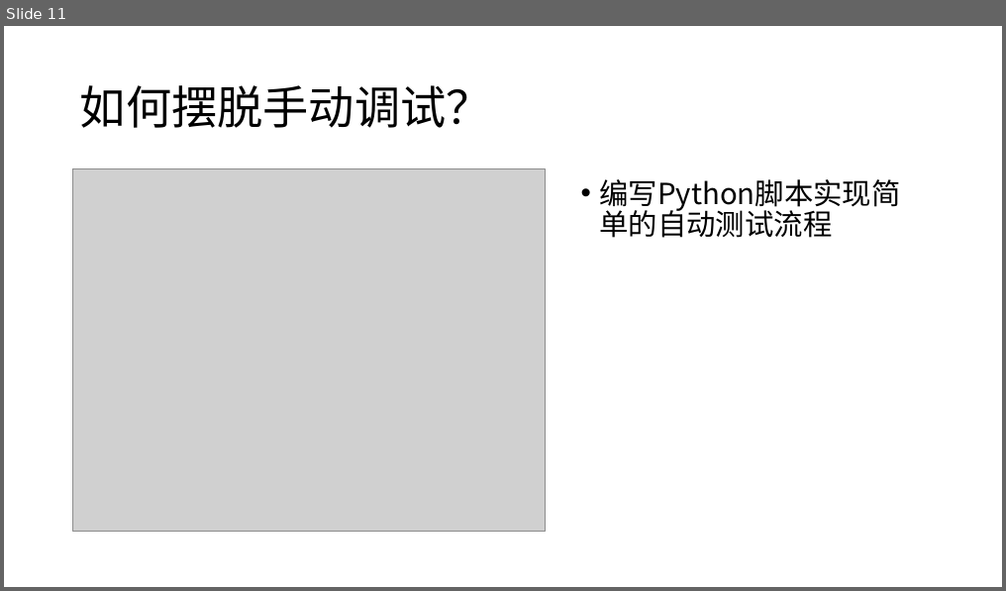
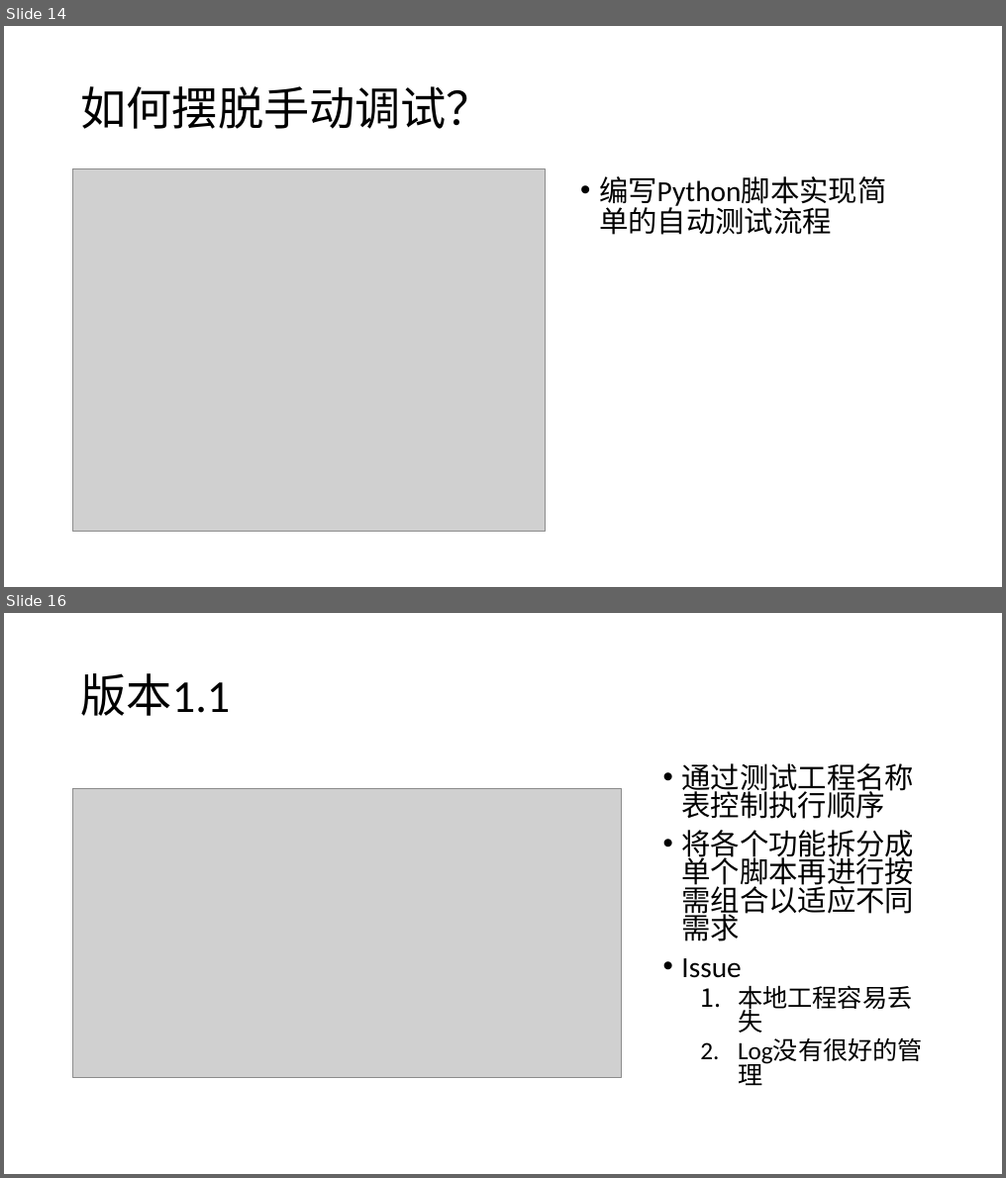
Before and after one commit to whitebkues1/ppt, a slide deck: xianzheng.pptx. Shown one above the other, each under a label of ours: slide 11 before the commit, slides 14 and 16 after it; the slides between them are not shown. The pictures are 1006x591 and 1006x1178 pixels, drawn with LibreOffice and Linux fonts; fonts in the diff are those of the drawing; grey boxes stand for pictures. Boxes give left, top, right and bottom in pixels: in the first picture for what was removed or moved away, otherwise in the second. Text is boxed around its words. In the diff, an @@ line names an element or a change of style, - is before the commit and + after.

```diff
--- a/xianzheng.pptx
+++ b/xianzheng.pptx
@@ slide 16 added at bbox=[4, 613, 1002, 1174], background #FFFFFF @@
@@ title added at bbox=[80, 673, 230, 716], 44 pt, text #000000 @@
+版本1.1
@@ picture added at bbox=[73, 788, 622, 1078] @@
@@ text added at bbox=[681, 763, 914, 1033], 28 pt, text #000000 @@
+• 通过测试工程名称表控制执行顺序
+• 将各个功能拆分成单个脚本再进行按需组合以适应不同需求
+• Issue
+  1. 本地工程容易丢失
+  2. Log没有很好的管理
@@ what was slide 11 is now slide 14 @@
@@ slide 14 changed as well @@
@@ text "编写Python脚本实现简单的自动测试流程" at bbox=[599, 176, 886, 209]: font Noto Sans CJK SC to Calibri @@
```
Also in this commit, not shown: 14 other slides changed, 7 other slides added, 3 slides removed, 11 other files.
